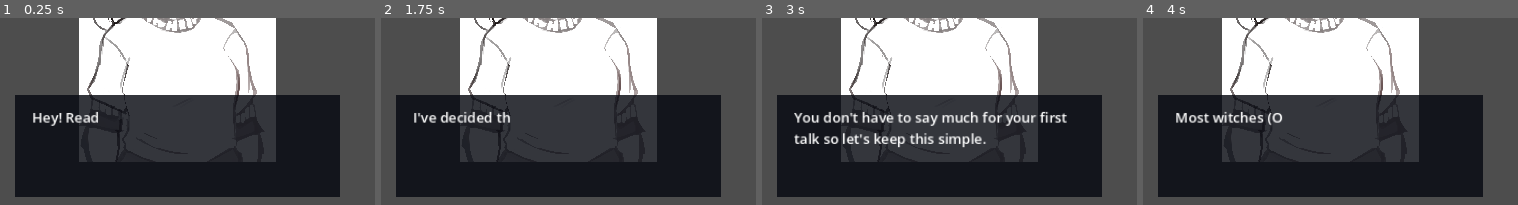
Above: before the commit, frames 1-4 (left to right).
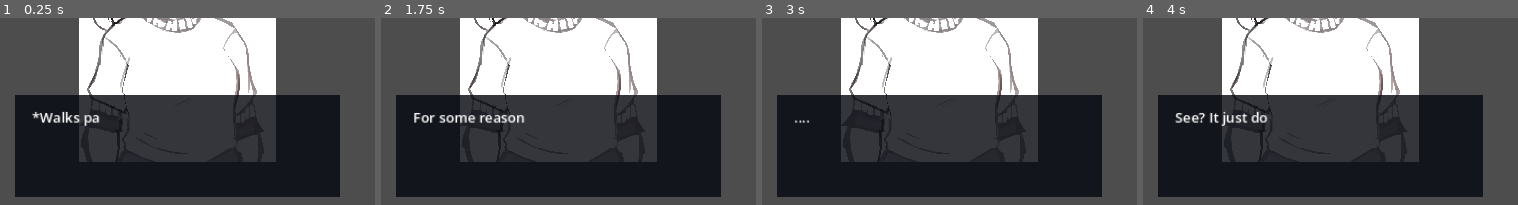
Above: after the commit, the same moments.

Repository: TheBeeseChurger/WhichWitch
Game: Godot game, scene res://Scenes/rhythm_game_screen.tscn
The game is run twice, just before and just after one commit, with the same random seed, the same clock (stepped at 60 frames per second) and the same inputs. Sound files missing from this copy of the repository are replaced by a short silence.
Inputs:
- Up to frame 1 (0.25 s): no input
- Up to frame 2 (1.75 s): tap Space (rhythm_press) at 0.6, 1.35 s; tap Enter at 1.25 s
- Up to frame 3 (3 s): tap Space (rhythm_press) at 2.1, 2.75, 2.85 s
- Up to frame 4 (4 s): tap Enter at 3.5 s; tap Space (rhythm_press) at 3.6 s
The pictures show only the part of the screen within x 0-50%, y 50-100%; the shares and areas given below are measured in that part.

The runs differ from the first frame. In frame 1, 0.7% of the frame differs, in the area x 8-27%, y 50-58%; in frame 2, 1.0%; in frame 3, 3.8%, in the area x 8-82%, y 50-70%; in frame 4, 1.1%.

Commit message:
Nightcore level

Diff:
--- a/Dialogue/nightcore_character.json
+++ b/Dialogue/nightcore_character.json
@@ -1,133 +1,163 @@
 {
-    "name": "Nightcore girl",
-    "intro_dialogue": [
-        ["npc", "*Walks past you cutely*"],
-        ["npc", "Ugh... Ignore that..."],
-        ["npc", "For some reason, that happens to me often. *says cutely*"],
-        ["npc", "...."],
-        ["npc", "See? It just doesn't go away..."],
-        ["npc", "I swear..."],
-        ["player", "Now's my chance! Let's introduce myself. I can't mess this up!"]
-    ],
-    "questions": [
-        {
-            "text": "*cutely looks at you*",
-            "time": 7,
-            "replies": [
-                {
-                    "text": "Bro... Like... Stop...",
-                    "response": "I FREAKING WOULD IF I COULD!!!",
-                    "rating": "very bad"
-                },
-                {
-                    "text": "Uh.. Hello... *says manly-ly*",
-                    "response": "Great. Now it's happening to you.",
-                    "rating": "meh"
-                },
-                {
-                    "text": "Default Greetings Initiated *says robotically*",
-                    "response": "BAHAHAHHAHA! Duuude, like great use of an awkward situation!",
-                    "rating": "very good"
-                },
-                {
-                    "text": "Slide up, wyd",
-                    "response": "Uhhh... Nothing much, I guess.",
-                    "rating": "meh"
-                },
-                {
-                    "text": "Hey, Miss...",
-                    "response": "Oh, nice to meet you. I'm a grad student here. Already got my witch hat, see?",
-                    "rating": "good"
-                }
-            ]
-        },
-        {
-            "text": "S-So uh... I don't usually get this far into a convo...",
-            "time": 7,
-            "replies": [
-                {
-                    "text": "Me either. First time.",
-                    "response": "Relatable...",
-                    "rating": "meh"
-                },
-                {
-                    "text": "Well, what are you looking at on your phone?",
-                    "response": "O-Oh this thing? It doesn't really work anymore. I've burned it too many times.",
-                    "rating": "good"
-                },
-                {
-                    "text": "*silently watches you*",
-                    "response": "That sounds creepy and it looks creepy too...",
-                    "rating": "bad"
-                },
-                {
-                    "text": "True.",
-                    "response": "I don't hate this reply. But I feel like you could have done better. *says cutely*",
-                    "rating": "bad"
-                }
-            ]
-        },
-        {
-            "text": "O-Okay. I think I've stopped that weird thing from- *says cutely*. I DIDN'T EVEN FINISH MY SENTENCE!",
-            "time": 4,
-            "replies": [
-                {
-                    "text": "Woah. Calm down.",
-                    "response": "DON'T YOU TELL ME TO CALM DOWN!",
-                    "rating": "very bad"
-                },
-                {
-                    "text": "Do you need some help with that?",
-                    "response": "YES, I WOULD. THANK YOU VERY MUCH.",
-                    "rating": "meh"
-                },
-                {
-                    "text": "Just burn it bro.",
-                    "response": "...WHY DIDN'T I THINK OF THAT?!?!",
-                    "rating": "very good"
-                },
-                {
-                    "text": "Uhh...",
-                    "response": "...ANGR",
-                    "rating": "bad"
-                }
-            ]
-        },
-        {
-            "text": "SCREW IT. LET'S TURN THE HEAT UP. WHAT DO YOU USUALLY SPEND TIME DOING?",
-            "time": 4,
-            "replies": [
-                {
-                    "text": "Sleeping.",
-                    "response": "Mid.",
-                    "rating": "meh"
-                },
-                {
-                    "text": "Lighting fires",
-                    "response": "Nice!",
-                    "rating": "good"
-                },
-                {
-                    "text": "Talking to witches.",
-                    "response": "Dude. Aren't you supposed to not tell that to a witch you're currently talking to?",
-                    "rating": "bad"
-                },
-                {
-                    "text": "Cronically Online",
-                    "response": "You. I like you. We're friends now.",
-                    "rating": "very good"
-                }
-            ]
-        }
-    ],
-    "ignored_responses": [
-        "I am a pyromage for a reason... *says annoyedly*",
-        "Why? Every guy I talk to ends like this...",
-        "U-Uhm.. Nvm..."
-    ],
-    "outro_dialogue": [
-        ["player", "This is an outro dialogue from the player."],
-        ["npc", "This is another outro dialogue from the NPC."],
-        ["", ""]
-    ]
+	"name": "Nightcore girl",
+	"intro_dialogue": [
+		[
+			"npc",
+			"*Walks past you cutely*"
+		],
+		[
+			"npc",
+			"Ugh... Ignore that..."
+		],
+		[
+			"npc",
+			"For some reason, that happens to me often. *says cutely*"
+		],
+		[
+			"npc",
+			"...."
+		],
+		[
+			"npc",
+			"See? It just doesn't go away..."
+		],
+		[
+			"npc",
+			"I swear..."
+		],
+		[
+			"player",
+			"Now's my chance! Let's introduce myself. I can't mess this up!"
+		]
+	],
+	"questions": [
+		{
+			"text": "*cutely looks at you*",
+			"time": 7,
+			"replies": [
+				{
+					"text": "Bro... Like... Stop...",
+					"response": "I FREAKING WOULD IF I COULD!!!",
+					"rating": "very bad"
+				},
+				{
+					"text": "Uh.. Hello... *says manly-ly*",
+					"response": "Great. Now it's happening to you.",
+					"rating": "meh"
+				},
+				{
+					"text": "Default Greetings Initiated *says robotically*",
+					"response": "BAHAHAHHAHA! Duuude, like great use of an awkward situation!",
+					"rating": "very good"
+				},
+				{
+					"text": "Slide up, wyd",
+					"response": "Uhhh... Nothing much, I guess.",
+					"rating": "meh"
+				},
+				{
+					"text": "Hey, Miss...",
+					"response": "Oh, nice to meet you. I'm a grad student here. Already got my witch hat, see?",
+					"rating": "good"
+				}
+			]
+		},
+		{
+			"text": "S-So uh... I don't usually get this far into a convo...",
+			"time": 7,
+			"replies": [
+				{
+					"text": "Me either. First time.",
+					"response": "Relatable...",
+					"rating": "meh"
+				},
+				{
+					"text": "Well, what are you looking at on your phone?",
+					"response": "O-Oh this thing? It doesn't really work anymore. I've burned it too many times.",
+					"rating": "good"
+				},
+				{
+					"text": "*silently watches you*",
+					"response": "That sounds creepy and it looks creepy too...",
+					"rating": "bad"
+				},
+				{
+					"text": "True.",
+					"response": "I don't hate this reply. But I feel like you could have done better. *says cutely*",
+					"rating": "bad"
+				}
+			]
+		},
+		{
+			"text": "O-Okay. I think I've stopped that weird thing from- *says cutely*. I DIDN'T EVEN FINISH MY SENTENCE!",
+			"time": 4,
+			"replies": [
+				{
+					"text": "Woah. Calm down.",
+					"response": "DON'T YOU TELL ME TO CALM DOWN!",
+					"rating": "very bad"
+				},
+				{
+					"text": "Do you need some help with that?",
+					"response": "YES, I WOULD. THANK YOU VERY MUCH.",
+					"rating": "meh"
+				},
+				{
+					"text": "Just burn it bro.",
+					"response": "...WHY DIDN'T I THINK OF THAT?!?!",
+					"rating": "very good"
+				},
+				{
+					"text": "Uhh...",
+					"response": "...ANGR",
+					"rating": "bad"
+				}
+			]
+		},
+		{
+			"text": "SCREW IT. LET'S TURN THE HEAT UP. WHAT DO YOU USUALLY SPEND TIME DOING?",
+			"time": 4,
+			"replies": [
+				{
+					"text": "Sleeping.",
+					"response": "Mid.",
+					"rating": "meh"
+				},
+				{
+					"text": "Lighting fires",
+					"response": "Nice!",
+					"rating": "good"
+				},
+				{
+					"text": "Talking to witches.",
+					"response": "Dude. Aren't you supposed to not tell that to a witch you're currently talking to?",
+					"rating": "bad"
+				},
+				{
+					"text": "Cronically Online",
+					"response": "You. I like you. We're friends now.",
+					"rating": "very good"
+				}
+			]
+		}
+	],
+	"ignored_responses": [
+		"I am a pyromage for a reason... *says annoyedly*",
+		"Why? Every guy I talk to ends like this...",
+		"U-Uhm.. Nvm..."
+	],
+	"outro_dialogue": [
+		[
+			"player",
+			"This is an outro dialogue from the player."
+		],
+		[
+			"npc",
+			"This is another outro dialogue from the NPC."
+		],
+		[
+			"",
+			""
+		]
+	]
 }
--- a/DynamicAudio/music-lvl-1.tres
+++ b/DynamicAudio/music-lvl-1.tres
@@ -11,7 +11,7 @@
 [resource]
 script = ExtResource("1_opxj0")
 audio_streams = Array[AudioStream]([ExtResource("1_ew6gi"), ExtResource("2_jsq7x"), ExtResource("3_j6qvi"), ExtResource("4_7pi40"), ExtResource("5_v5gtp")])
-intensity_speeds = Array[float]([0.0, 150.0, 275.0, 350.0, 425.0])
+intensity_speeds = Array[float]([0.0, 275.0, 350.0, 450.0, 525.0])
 divisions = Array[int]([1, 1, 2, 4, 4])
 bpms = Array[float]([0.0, 155.0, 155.0, 155.0, 177.0])
 transition_audio_streams = Array[AudioStream]([null, null, null, null, ExtResource("7_ad4j5")])
--- /dev/null
+++ b/Levels/nightcore.tres
@@ -0,0 +1,14 @@
+[gd_resource type="Resource" script_class="Level" load_steps=3 format=3 uid="uid://bcj2nxhmla31t"]
+
+[ext_resource type="Resource" uid="uid://n1sw5uh8ucwk" path="res://DynamicAudio/music-lvl-1.tres" id="1_xclto"]
+[ext_resource type="Script" path="res://Scripts/level.gd" id="1_xd3v5"]
+
+[resource]
+script = ExtResource("1_xd3v5")
+starting_speed = 240.0
+min_speed = 200.0
+min_speed_gain = 40.0
+max_speed = 600.0
+max_speed_gain = 0.0
+dialogue_name = "nightcore_character"
+dynamic_music = ExtResource("1_xclto")
--- a/Levels/tutorial.tres
+++ b/Levels/tutorial.tres
@@ -1,5 +1,6 @@
-[gd_resource type="Resource" script_class="Level" load_steps=2 format=3 uid="uid://dvocg8glldoo7"]
+[gd_resource type="Resource" script_class="Level" load_steps=3 format=3 uid="uid://dvocg8glldoo7"]
 
+[ext_resource type="Resource" uid="uid://chghd2hydv51e" path="res://DynamicAudio/tutorial-music.tres" id="1_nugtv"]
 [ext_resource type="Script" path="res://Scripts/level.gd" id="1_omq3d"]
 
 [resource]
@@ -9,3 +10,5 @@
 min_speed_gain = 30.0
 max_speed = 600.0
 max_speed_gain = 0.0
+dialogue_name = "tutorial_character"
+dynamic_music = ExtResource("1_nugtv")
--- a/Scenes/rhythm_game_screen.tscn
+++ b/Scenes/rhythm_game_screen.tscn
@@ -1,7 +1,7 @@
-[gd_scene load_steps=27 format=3 uid="uid://cgqldht5h0lp7"]
+[gd_scene load_steps=26 format=3 uid="uid://cgqldht5h0lp7"]
 
 [ext_resource type="Script" path="res://Scripts/rhythm_game_screen.gd" id="1_u1iya"]
-[ext_resource type="Resource" uid="uid://dvocg8glldoo7" path="res://Levels/tutorial.tres" id="2_4rpds"]
+[ext_resource type="Resource" uid="uid://bcj2nxhmla31t" path="res://Levels/nightcore.tres" id="2_hgxc8"]
 [ext_resource type="Texture2D" uid="uid://d2jh7t550a7l8" path="res://Sprites/3.png" id="2_y82fn"]
 [ext_resource type="Texture2D" uid="uid://c6vk2u1huq7b8" path="res://Sprites/GoodArrow.png" id="3_hsgmq"]
 [ext_resource type="PackedScene" uid="uid://bdv03821t1fbq" path="res://Scenes/UI/rhythm_note.tscn" id="4_6yd2o"]
@@ -17,7 +17,6 @@
 [ext_resource type="Texture2D" uid="uid://d2ufvqqxskipr" path="res://Sprites/BadArrow.png" id="13_nnqw2"]
 [ext_resource type="Script" path="res://Scripts/cutscene.gd" id="15_sro5w"]
 [ext_resource type="Script" path="res://Scripts/DynamicMusicPlayer.gd" id="16_43nax"]
-[ext_resource type="Resource" uid="uid://chghd2hydv51e" path="res://DynamicAudio/tutorial-music.tres" id="18_wi1ib"]
 
 [sub_resource type="Gradient" id="Gradient_8locq"]
 offsets = PackedFloat32Array(0)
@@ -55,7 +54,7 @@
 grow_horizontal = 2
 grow_vertical = 2
 script = ExtResource("1_u1iya")
-level = ExtResource("2_4rpds")
+level = ExtResource("2_hgxc8")
 
 [node name="HealthMarginContainer" type="MarginContainer" parent="."]
 layout_mode = 1
@@ -262,6 +261,5 @@
 
 [node name="DynamicMusicPlayer" type="AudioStreamPlayer" parent="."]
 script = ExtResource("16_43nax")
-dynamic_music = ExtResource("18_wi1ib")
 
 [editable path="Dialogue/NpcDialogueBox"]
--- a/Scripts/DynamicMusicPlayer.gd
+++ b/Scripts/DynamicMusicPlayer.gd
@@ -1,9 +1,9 @@
 class_name DynamicMusicPlayer
 extends AudioStreamPlayer
 
-@export var dynamic_music: DynamicMusic
+@onready var rhythm: Rhythm = $"../Rhythm"
 
-@onready var rhythm: Rhythm = $"../Rhythm"
+var dynamic_music: DynamicMusic
 
 var current_track_index: int = -1
 var current_division: int = 0
@@ -15,7 +15,6 @@
 
 # Called when the node enters the scene tree for the first time.
 func _ready() -> void:
-	play_next_track()
 	start_time = Time.get_unix_time_from_system()
 	finished.connect(on_finished)
 
--- a/Scripts/cutscene.gd
+++ b/Scripts/cutscene.gd
@@ -41,10 +41,12 @@
 	if Input.is_action_just_pressed("rhythm_press"):
 		if npc_dialogue_box.typing:
 			npc_dialogue_box.show_full_line()
+		elif player_dialogue_box.typing:
+			player_dialogue_box.show_full_line()
 		else:
 			display_next_line()
 
-	if not npc_dialogue_box.typing:
+	if not npc_dialogue_box.typing and not player_dialogue_box.typing:
 		linger_time_remaining -= delta
 		if linger_time_remaining <= 0:
 			display_next_line()
--- a/Scripts/dialogue.gd
+++ b/Scripts/dialogue.gd
@@ -43,7 +43,7 @@
 
 	rating_anim_rect.modulate = Color(1,1,1,0)
 
-	var dialogue_file = FileAccess.open("res://Dialogue/tutorial_character.json", FileAccess.READ)
+	var dialogue_file = FileAccess.open("res://Dialogue/"+rhythm.game_screen.level.dialogue_name+".json", FileAccess.READ)
 	var json_string = dialogue_file.get_as_text()
 	dialogue_file.close()
 	var json = JSON.new()
--- a/Scripts/level.gd
+++ b/Scripts/level.gd
@@ -9,3 +9,7 @@
 
 # level that comes after this level, if any.
 @export var next_level: Level
+
+@export var dialogue_name: String
+
+@export var dynamic_music: DynamicMusic
--- a/Scripts/rhythm_game_screen.gd
+++ b/Scripts/rhythm_game_screen.gd
@@ -7,6 +7,8 @@
 # Health is stored in this bar
 @onready var health_bar: TextureProgressBar = $HealthMarginContainer/HealthBar
 
+var dynamic_music_player: DynamicMusicPlayer
+
 
 @onready var p1_portrait: TextureRect = $PortraitContainer/P1Portrait
 @onready var p2_portrait: TextureRect = $PortraitContainer/P2Portrait
@@ -15,7 +17,9 @@
 
 # Called when the node enters the scene tree for the first time.
 func _ready() -> void:
-	pass
+	dynamic_music_player = $DynamicMusicPlayer
+	dynamic_music_player.dynamic_music = level.dynamic_music
+	dynamic_music_player.play_next_track()
 
 # Called every frame. 'delta' is the elapsed time since the previous frame.
 func _process(delta: float) -> void:
